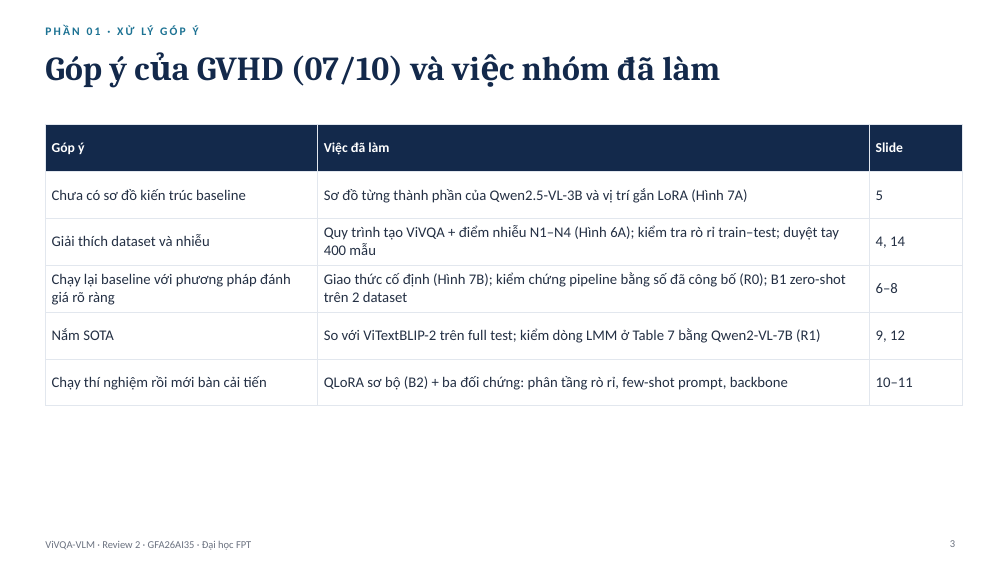
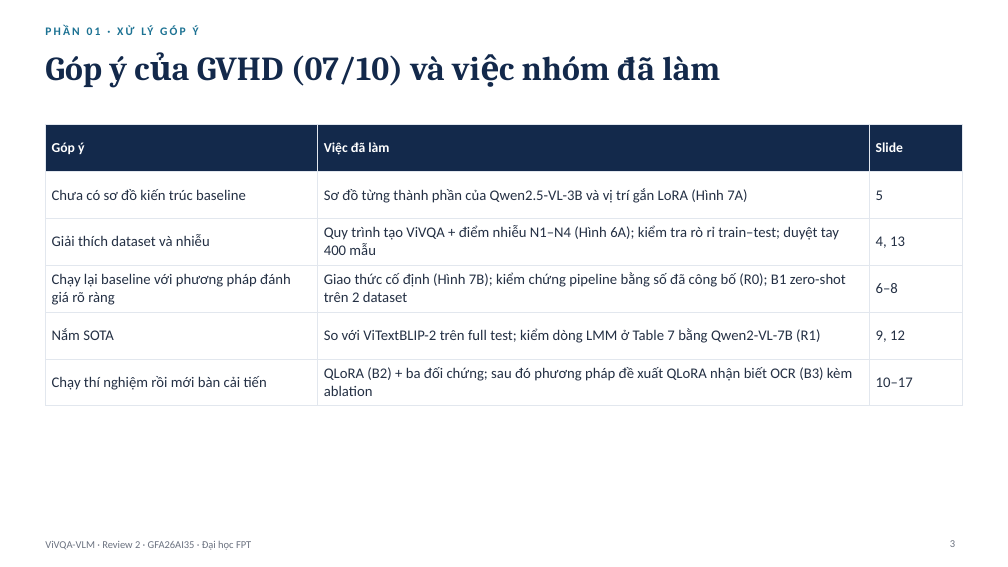
Before and after one commit to PLHGNAOH/ViVQA-VLM, a slide deck: slide 3 of docs/W07/ViVQA-VLM_Review2_TV.pptx. Drawn at 1008x567 pixels with LibreOffice and Linux fonts; fonts in the diff are those of the drawing. Boxes give left, top, right and bottom in pixels: in the first picture for what was removed or moved away, otherwise in the second. Text is boxed around its words. In the diff, an @@ line names an element or a change of style, - is before the commit and + after.

```diff
--- a/docs/W07/ViVQA-VLM_Review2_TV.pptx
+++ b/docs/W07/ViVQA-VLM_Review2_TV.pptx
@@ table at (45,125,963,400) @@
-row 3, column 3: 4, 14
+row 3, column 3: 4, 13
-row 6, column 2: QLoRA sơ bộ (B2) + ba đối chứng: phân tầng rò rỉ, few-shot prompt, backbone
+row 6, column 2: QLoRA (B2) + ba đối chứng; sau đó phương pháp đề xuất QLoRA nhận biết OCR (B3) kèm ablation
-row 6, column 3: 10–11
+row 6, column 3: 10–17
```
Also in this commit, not shown: 9 other slides changed, 4 slides added, 5 other files.
